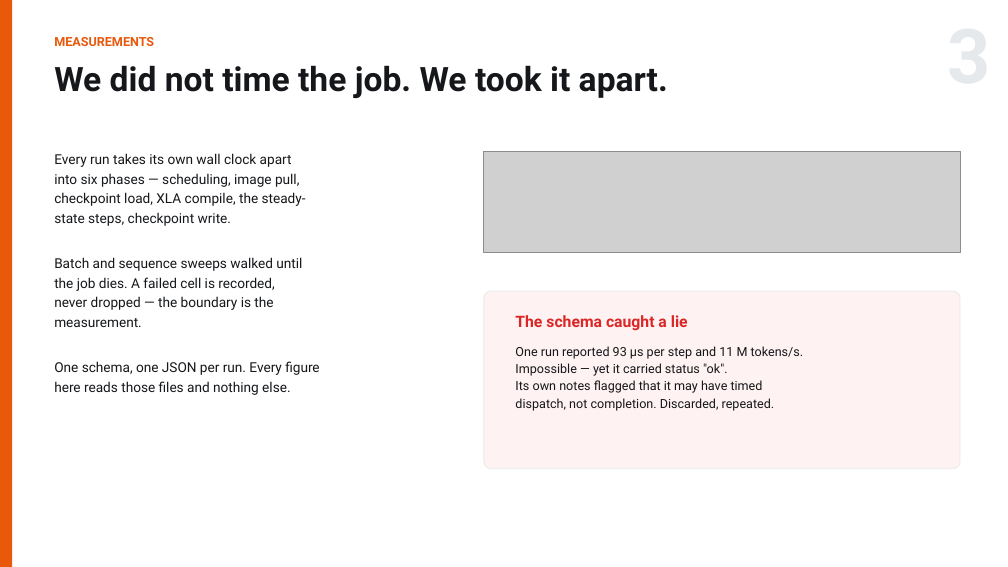
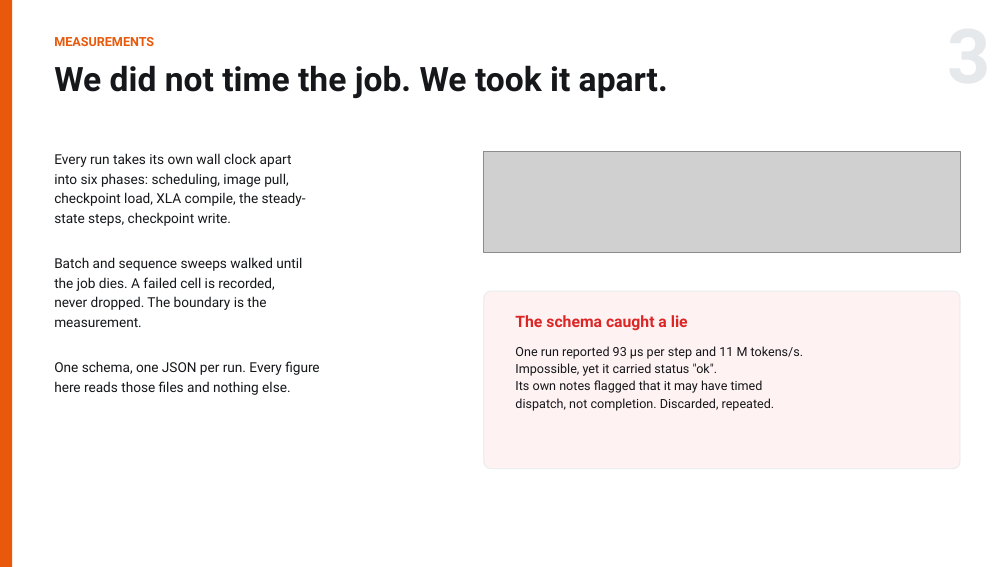
Before and after one commit to RN0L/qwen3-icd10-scaling, a slide deck: slide 3 of slides/ME344_Final_Arnold_Hambuch.pptx. Drawn at 1008x567 pixels with LibreOffice and Linux fonts; fonts in the diff are those of the drawing; grey boxes stand for pictures. Boxes give left, top, right and bottom in pixels: in the first picture for what was removed or moved away, otherwise in the second. Text is boxed around its words. In the diff, an @@ line names an element or a change of style, - is before the commit and + after.

```diff
--- a/slides/ME344_Final_Arnold_Hambuch.pptx
+++ b/slides/ME344_Final_Arnold_Hambuch.pptx
@@ text at box(54, 173, 288, 187): text changed @@
-into six phases — scheduling, image pull,
+into six phases: scheduling, image pull,
@@ text at box(54, 296, 266, 310): text changed @@
-never dropped — the boundary is the
+never dropped. The boundary is the
@@ text at box(515, 363, 718, 376): text changed @@
-Impossible — yet it carried status "ok".
+Impossible, yet it carried status "ok".
```
Also in this commit, not shown: 4 other slides changed, 4 other files.
